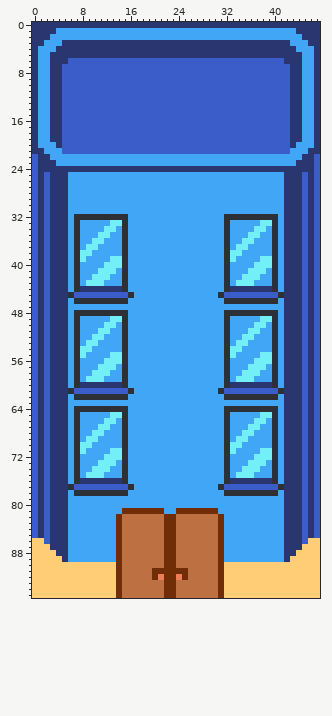
Sprite sheet -- assets/building.png. The first picture shows the starting point.
The file is 48x96 pixels.
After the commit:
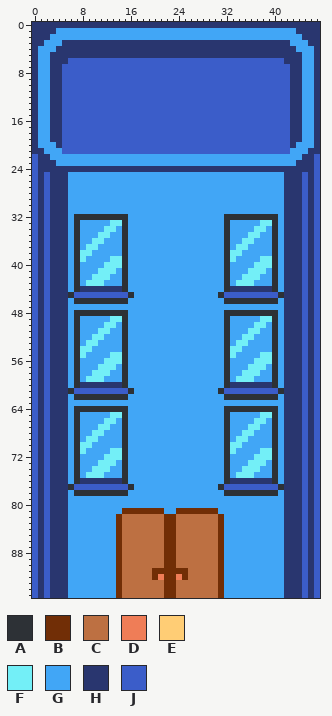
Palette (. is transparent): A #2d3136  B #712e06  C #bd7042  D #ef7d57  E #ffcd75  F #73eff7  G #41a6f6  H #29366f  J #3b5dc9
Changes in this commit:
@@ x 0..47 @@
 85 JHJHHHGGGGGGGGBCCCCCCCBBCCCCCCCBGGGGGGGGGGHHHJHJ
-86 EEJHHHGGGGGGGGBCCCCCCCBBCCCCCCCBGGGGGGGGGGHHHJEE
-87 EEEHHHGGGGGGGGBCCCCCCCBBCCCCCCCBGGGGGGGGGGHHHEEE
-88 EEEEHHGGGGGGGGBCCCCCCCBBCCCCCCCBGGGGGGGGGGHHEEEE
-89 EEEEEHGGGGGGGGBCCCCCCCBBCCCCCCCBGGGGGGGGGGHEEEEE
-90 EEEEEEEEEEEEEEBCCCCCCCBBCCCCCCCBEEEEEEEEEEEEEEEE
-91 EEEEEEEEEEEEEEBCCCCCBBBBBBCCCCCBEEEEEEEEEEEEEEEE
-92 EEEEEEEEEEEEEEBCCCCCBDBBDBCCCCCBEEEEEEEEEEEEEEEE
-93 EEEEEEEEEEEEEEBCCCCCCCBBCCCCCCCBEEEEEEEEEEEEEEEE
-94 EEEEEEEEEEEEEEBCCCCCCCBBCCCCCCCBEEEEEEEEEEEEEEEE
-95 EEEEEEEEEEEEEEBCCCCCCCBBCCCCCCCBEEEEEEEEEEEEEEEE
+86 JHJHHHGGGGGGGGBCCCCCCCBBCCCCCCCBGGGGGGGGGGHHHJHJ
+87 JHJHHHGGGGGGGGBCCCCCCCBBCCCCCCCBGGGGGGGGGGHHHJHJ
+88 JHJHHHGGGGGGGGBCCCCCCCBBCCCCCCCBGGGGGGGGGGHHHJHJ
+89 JHJHHHGGGGGGGGBCCCCCCCBBCCCCCCCBGGGGGGGGGGHHHJHJ
+90 JHJHHHGGGGGGGGBCCCCCCCBBCCCCCCCBGGGGGGGGGGHHHJHJ
+91 JHJHHHGGGGGGGGBCCCCCBBBBBBCCCCCBGGGGGGGGGGHHHJHJ
+92 JHJHHHGGGGGGGGBCCCCCBDBBDBCCCCCBGGGGGGGGGGHHHJHJ
+93 JHJHHHGGGGGGGGBCCCCCCCBBCCCCCCCBGGGGGGGGGGHHHJHJ
+94 JHJHHHGGGGGGGGBCCCCCCCBBCCCCCCCBGGGGGGGGGGHHHJHJ
+95 JHJHHHGGGGGGGGBCCCCCCCBBCCCCCCCBGGGGGGGGGGHHHJHJ
